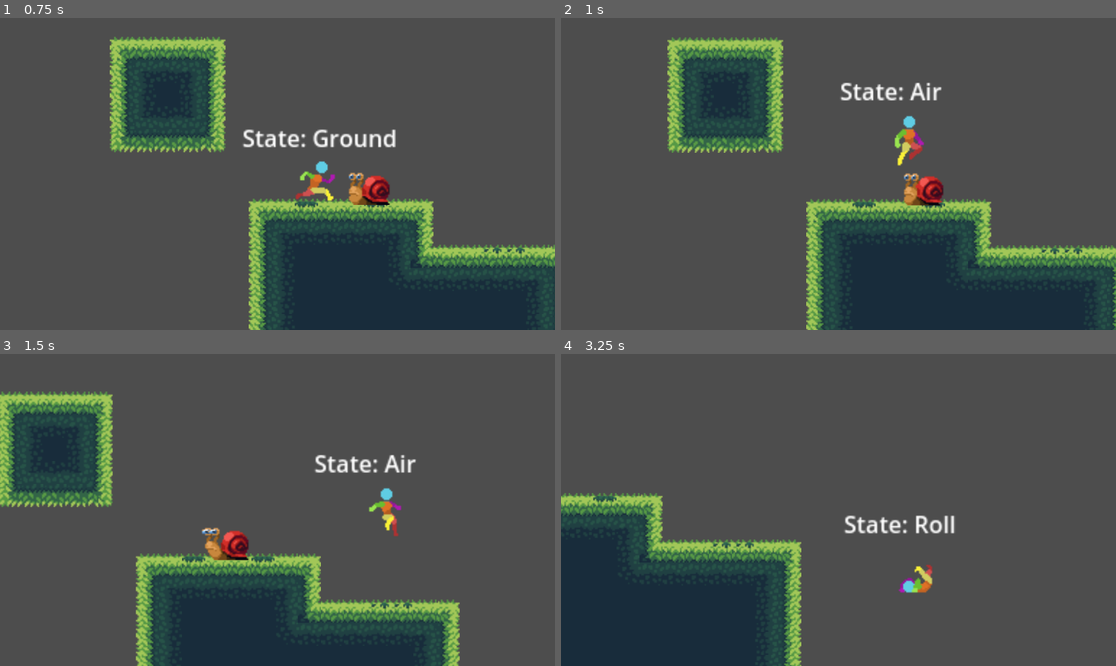
Above: before the commit, frames 1-4 (two rows, left to right).
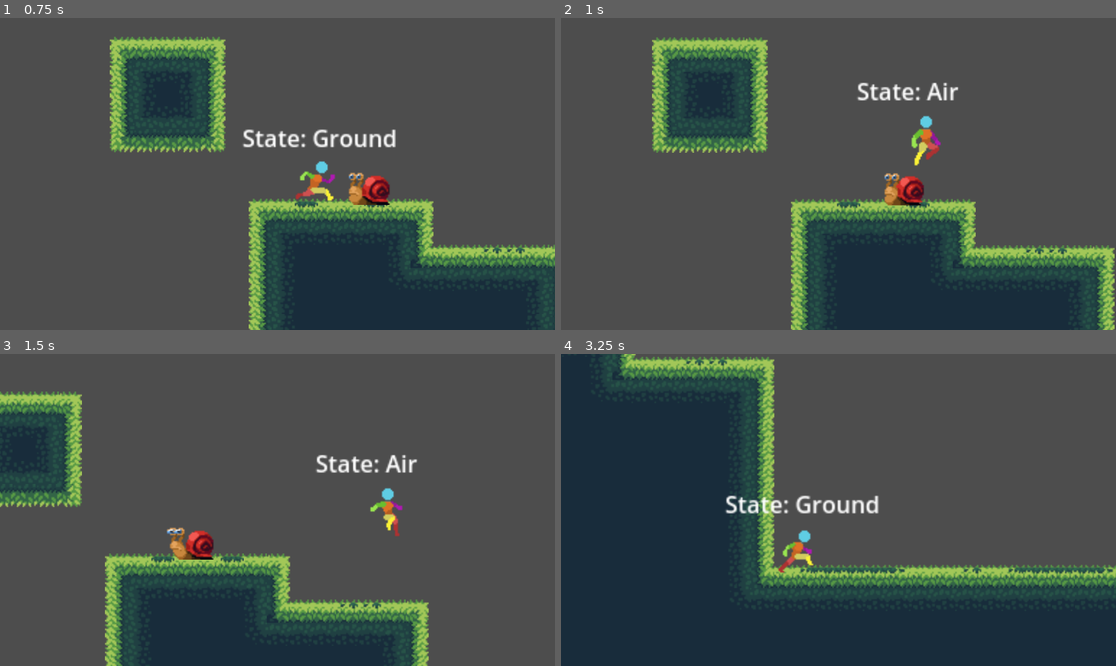
Above: after the commit, the same moments.

Repository: Allus-Interactive/platform-combat-game
Game: Godot game, scene res://scenes/main.tscn
Two runs of this game, one before a commit and one after it. Both use one fixed random seed, a clock stepped at 60 frames per second and the inputs below.
Inputs:
- Up to frame 1 (0.75 s): hold D (move_right) from 0.53 s (still down); hold P (attack) from 0.53 s (still down)
- Up to frame 2 (1 s): keep holding D (move_right); keep holding P (attack); tap Space (jump) at 0.77 s
- Up to frame 3 (1.5 s): keep holding D (move_right); release P (attack) at 1.28 s; tap O (roll) at 1.35 s
- Up to frame 4 (3.25 s): tap Space (jump) at 1.52, 3.02 s; release D (move_right) at 2.03 s; hold A (move_left) 2.03-2.78 s; hold P (attack) 2.03-2.78 s; hold D (move_right) from 2.78 s (still down); tap O (roll) at 2.85 s

Frame 1 is identical in both runs. In frame 2, 13% of the frame differs, in the area x 16-100%, y 6-100%; in frame 3, 14%; in frame 4, 45%, in the area x 0-100%, y 0-100%.

Commit message:
removed player/enemy collisions

Diff:
--- a/project.godot
+++ b/project.godot
@@ -57,6 +57,12 @@
 ]
 }
 
+[layer_names]
+
+2d_physics/layer_1="World"
+2d_physics/layer_2="Player"
+2d_physics/layer_3="Enemy"
+
 [physics]
 
 2d/default_gravity=490.0
--- a/scenes/enemies/snail.tscn
+++ b/scenes/enemies/snail.tscn
@@ -134,6 +134,7 @@
 size = Vector2(30, 22)
 
 [node name="Snail" type="CharacterBody2D"]
+collision_layer = 4
 script = ExtResource("1_di8ad")
 
 [node name="Sprite2D" type="Sprite2D" parent="."]
--- a/scenes/player.tscn
+++ b/scenes/player.tscn
@@ -586,6 +586,7 @@
 size = Vector2(12, 27)
 
 [node name="Player" type="CharacterBody2D"]
+collision_layer = 2
 script = ExtResource("1_ugb0v")
 
 [node name="CollisionShape2D" type="CollisionShape2D" parent="."]
@@ -653,6 +654,8 @@
 state_machine = NodePath("../CharacterStateMachine")
 
 [node name="Sword" type="Area2D" parent="."]
+collision_layer = 0
+collision_mask = 4
 script = ExtResource("15_wxpnc")
 
 [node name="CollisionShape2D" type="CollisionShape2D" parent="Sword"]
